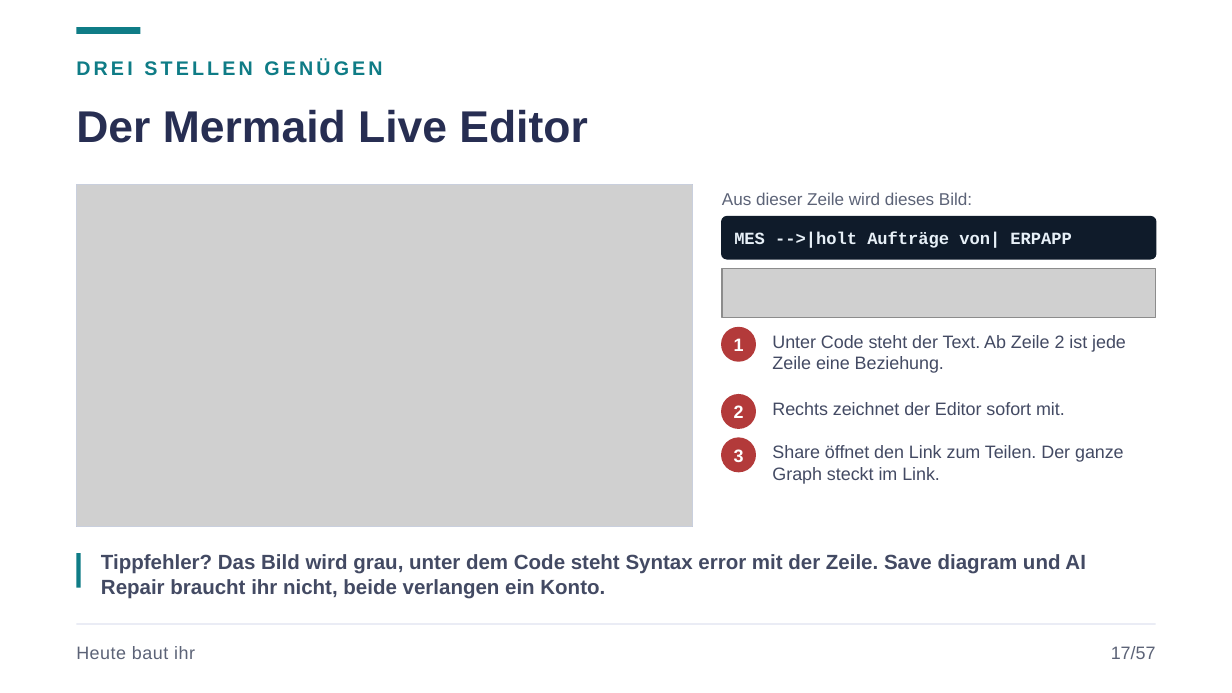
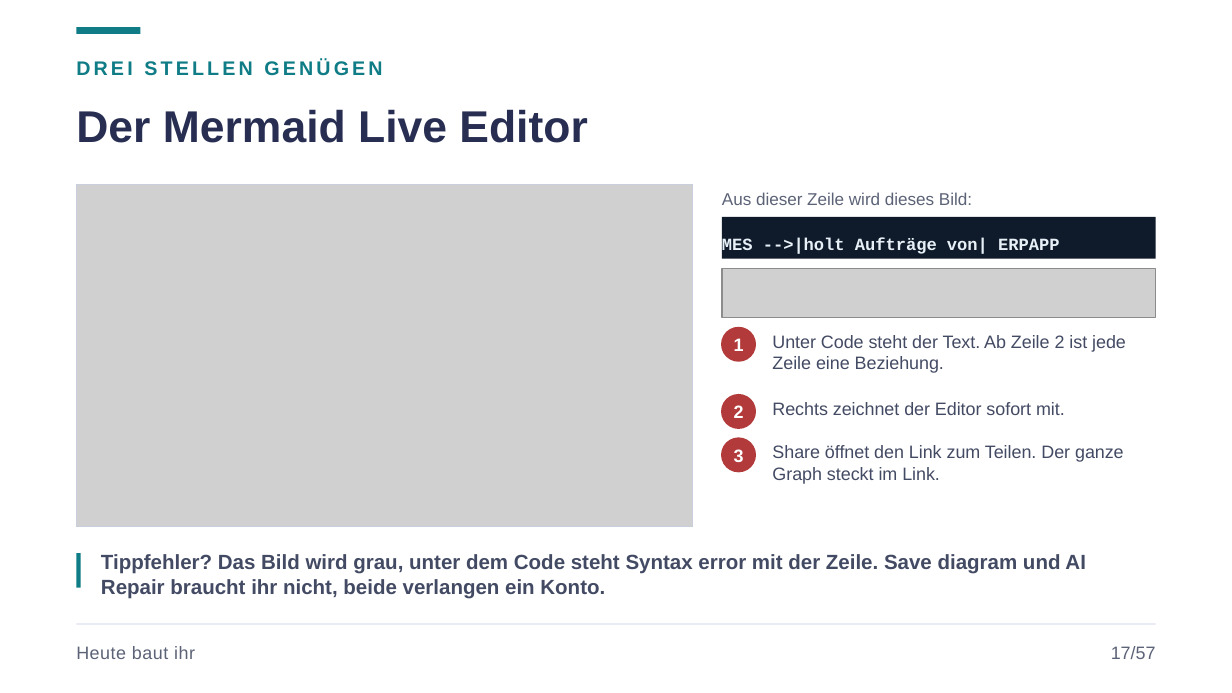
Before and after one commit to JacobMenge/kurs-unterlagen, a slide deck: slide 20 of folien/13-vom-ist-zum-soll.pptx. Drawn at 1232x693 pixels with LibreOffice and Linux fonts; fonts in the diff are those of the drawing; grey boxes stand for pictures. Boxes give left, top, right and bottom in pixels: in the first picture for what was removed or moved away, otherwise in the second. Text is boxed around its words. In the diff, an @@ line names an element or a change of style, - is before the commit and + after.

```diff
--- a/folien/13-vom-ist-zum-soll.pptx
+++ b/folien/13-vom-ist-zum-soll.pptx
@@ rectangle "MES -->|holt Aufträge von| ERPAPP": place and size @@
-rectangle "MES -->|holt Aufträge von| ERPAPP" at (734, 231, 1071, 248)
+rectangle "MES -->|holt Aufträge von| ERPAPP" at (722, 217, 1156, 259)
@@ rectangle "MES -->|holt Aufträge von| ERPAPP" at (722, 217, 1156, 259): fill none to #0F1B2A @@
@@ rounded rectangle removed at (722, 217, 1156, 259) @@
```
Also in this commit, not shown: 14 other files.
